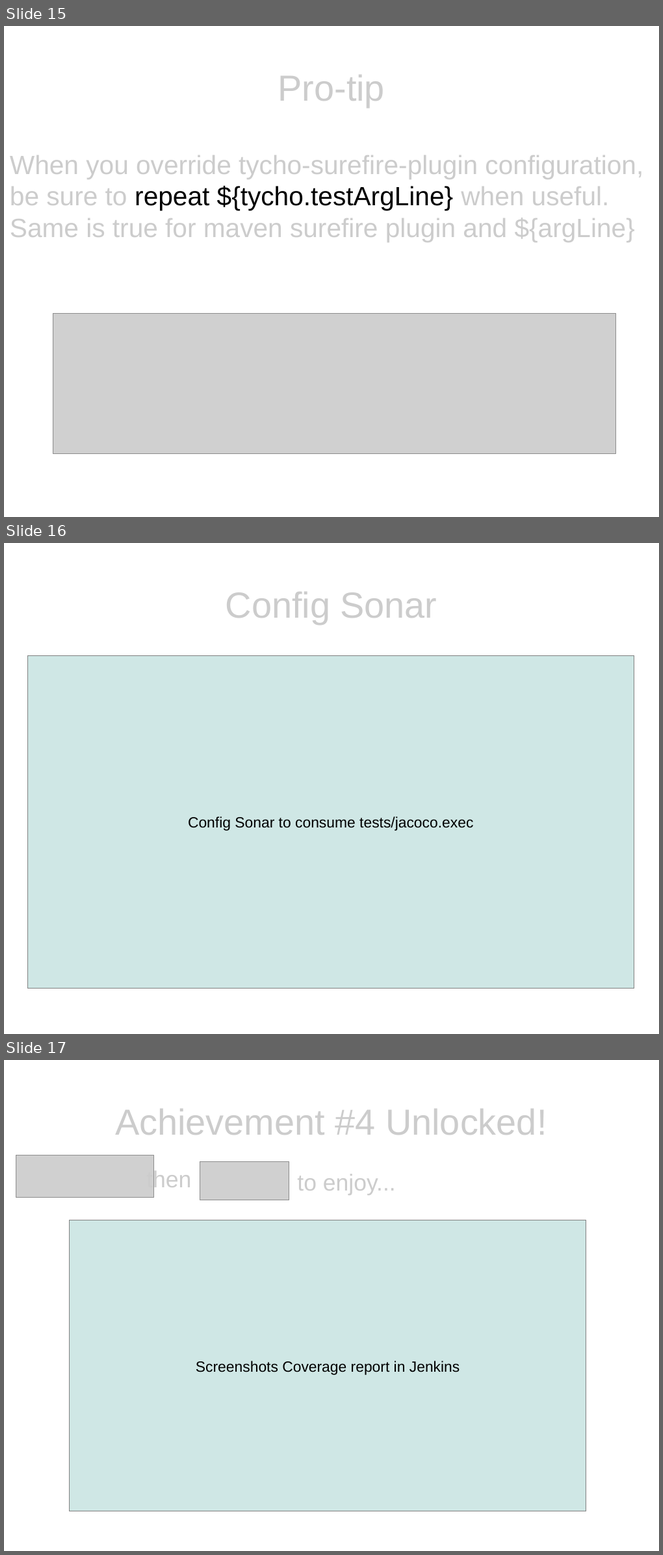
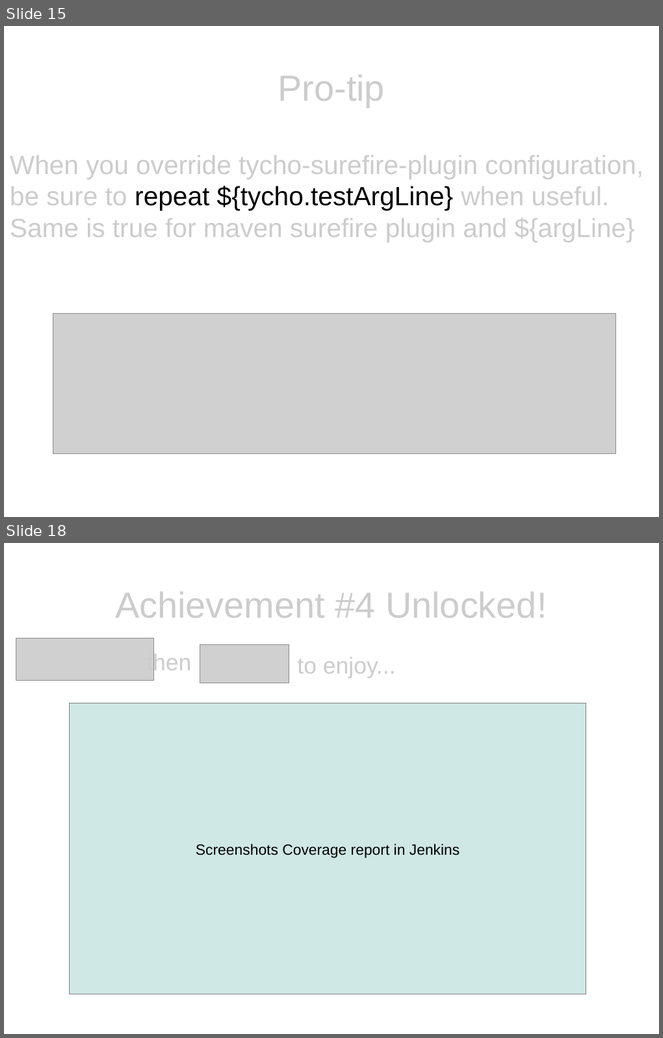
Before and after one commit to eclipse/recommenders, a slide deck: presentation/presentation.odp. Shown one above the other, each under a label of ours: slides 15, 16 and 17 before the commit, slides 15 and 18 after it; the slides between them are not shown. The pictures are 663x1555 and 663x1038 pixels, drawn with LibreOffice and Linux fonts; fonts in the diff are those of the drawing; grey boxes stand for pictures. Boxes give left, top, right and bottom in pixels: in the first picture for what was removed or moved away, otherwise in the second. Text is boxed around its words. In the diff, an @@ line names an element or a change of style, - is before the commit and + after.

```diff
--- a/presentation/presentation.odp
+++ b/presentation/presentation.odp
@@ slide 16 removed at [4, 543, 659, 1034], background #FFFFFF @@
@@ title removed at [226, 592, 438, 624] @@
-Config Sonar
@@ rectangle removed at [28, 656, 634, 989] @@
-Config Sonar to consume tests/jacoco.exec
@@ what was slide 17 is now slide 18 @@
```
Also in this commit, not shown: 3 slides changed, 2 slides added.
